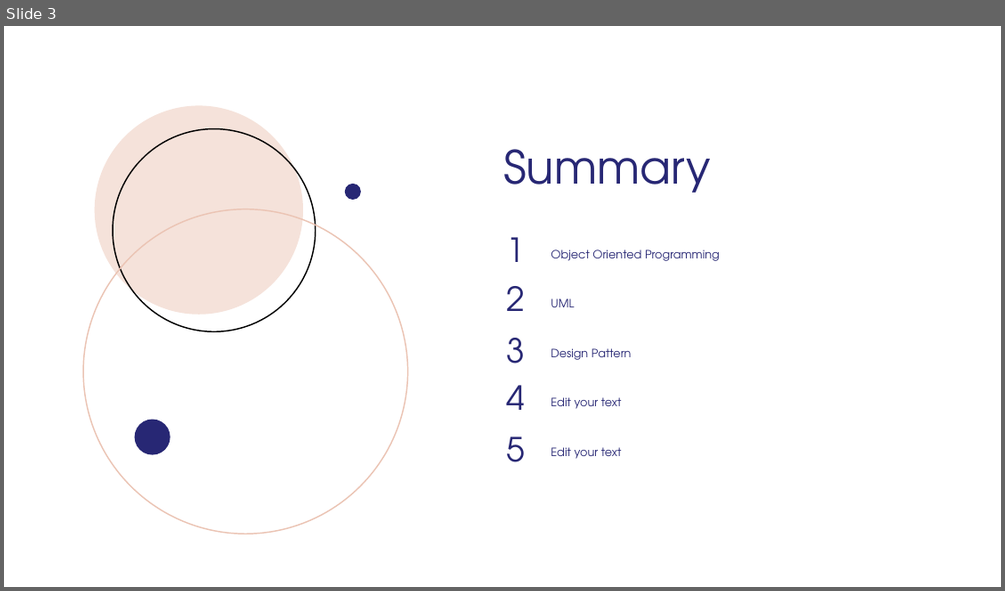
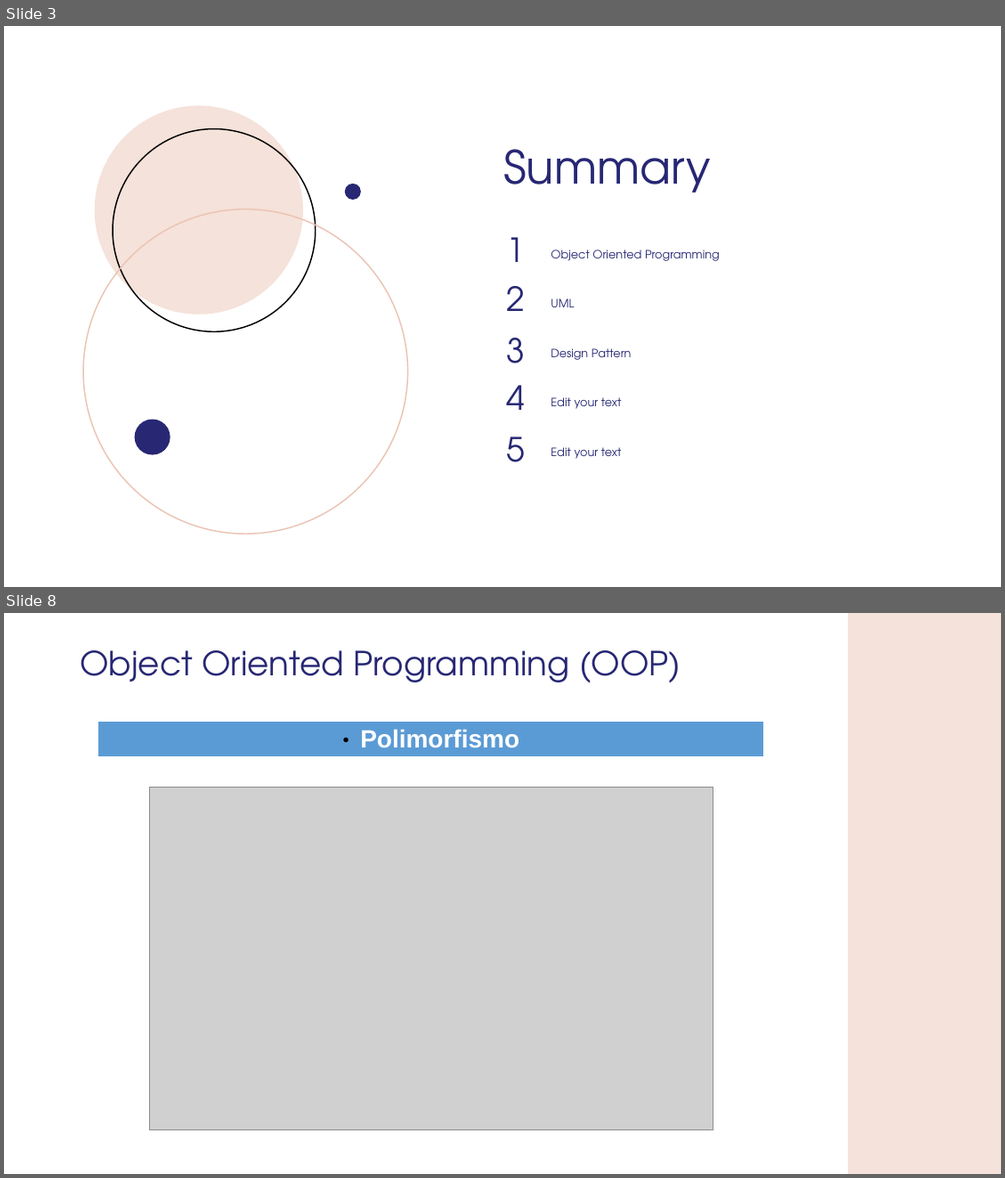
Before and after one commit to GMATZEU42/WS, a slide deck: WS02/WS_2.odp. Shown one above the other, each under a label of ours: slide 3 before the commit, slides 3 and 8 after it; the slides between them are not shown. The pictures are 1005x591 and 1005x1178 pixels, drawn with LibreOffice and Linux fonts; fonts in the diff are those of the drawing; grey boxes stand for pictures; background and template pictures are left out. Boxes give left, top, right and bottom in pixels: in the first picture for what was removed or moved away, otherwise in the second. Text is boxed around its words. In the diff, an @@ line names an element or a change of style, - is before the commit and + after.

```diff
--- a/WS02/WS_2.odp
+++ b/WS02/WS_2.odp
@@ slide 8 added at (4,613,1001,1174), background #FFFFFF @@
@@ freeform shape added at (848,613,1001,1174), fill #F5E2DA @@
@@ title added at (80,650,681,682), 32 pt, text #272774 @@
+Object Oriented Programming (OOP)
@@ table added at (99,722,764,752), 1 rows, 1 columns @@
+Polimorfismo
@@ picture added at (150,787,713,1130) @@
```
Also in this commit, not shown: 1 slide changed, 9 other slides added, 1 slide removed, 2 other files.
